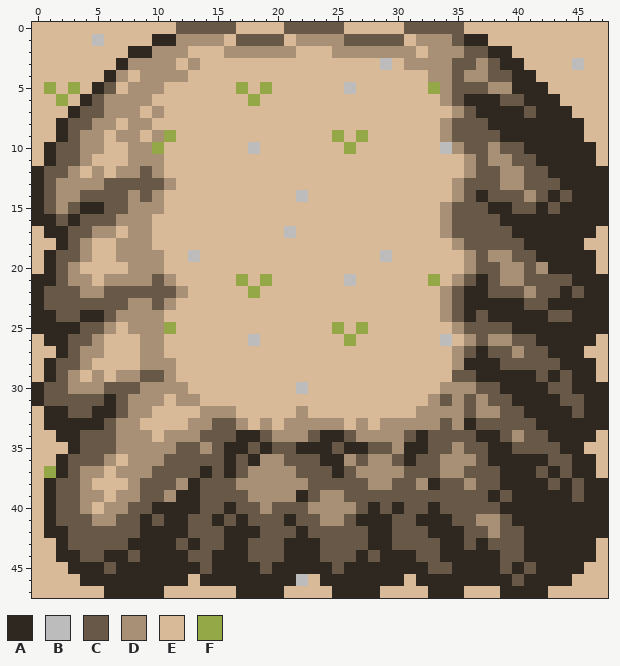
One commit to this pixel-art sprite: images/tiles/new/hill.png. Above: the version before the commit.
The file is 48x48 pixels.
Palette (. is transparent): A #2f2821  B #bcbcbc  C #675848  D #a89076  E #d8b998  F #94a847
Once edited:
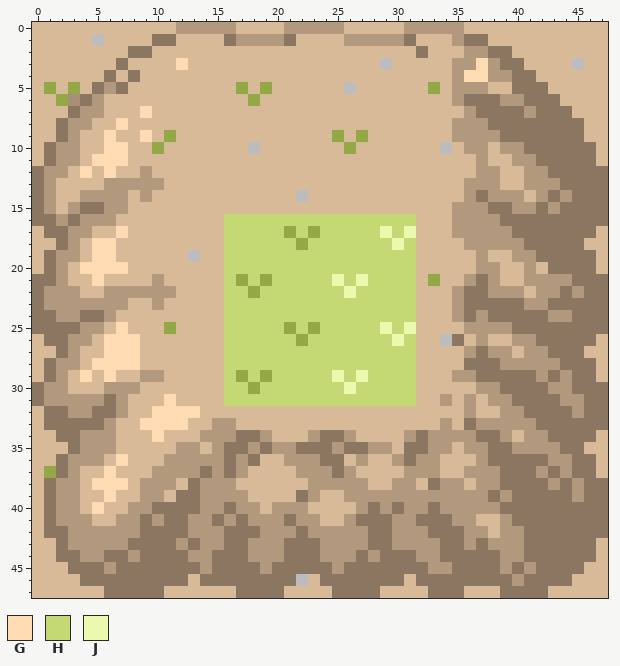
Colours new in this view: G #ffdbb4  H #c4d873  J #eaf9ae
Commit: Slightly less crappy hill tiles
Difference:
colour A: #2f2821 -> #8a7661
colour C: #675848 -> #b2987d
Changed rows in their new state; - is a pixel that keeps its letter.
first column x 2:
 1 ----------EEEEA----AEEEE-----AEEE--------
 2 --------EEE---EEEEEE---EEEEEEEAEEE-------
 3 ------EEEEGE-----------------EEEE--G-----
 4 -----EAEEEE--------------------EE-GG-----
 5 -----AEEE-----------------------E---EE---
 6 -D--EEEE------------------------E--------
 7 ----EEEGE------------------------E-------
 8 ---EEGEE------------------------E--------
 9 --EEGEEGE-----------------------E--------
10 --EEGGEE-------------------------E--E----
11 --EGGGEEE-------------------------E-EE---
12 -EGEGEE-E-------------------------E--EE--
13 EEEE-----E-----------------------E---EE--
14 EE----E-E------------------------E-----E-
15 E-----EEE-----------------------E--------
16 -----EEE------HHHHHHHHHHHHHHHH--E--------
17 ---EEGEE------HHHHHFHFHHHHHJHJ--E--------
18 --EGGEEE------HHHHHHFHHHHHHHJH---E-------
19 --EGGEEEE-----HHHHHHHHHHHHHHHH----E-EE---
20 -EGGGGEEE-----HHHHHHHHHHHHHHHH----E--EE-E
21 -EEGEEEE-E----H-H-HHHHHJHJHHHH---E---EE--
22 --EE------E---HH-HHHHHHHJHHHHH--E------E-
23 ------EE-E----HHHHHHHHHHHHHHHH--E--------
24 -----EEEE-----HHHHHHHHHHHHHHHH--E--------
25 ----EGEEE-----HHHHHFHFHHHHHJHJ---E-------
26 ---EGGGEE-----HHHHHHFHHHHHHHJH---AE-EE---
27 --EEGGGEE-----HHHHHHHHHHHHHHHH---E----E--
28 --EGGGGEEE----HHHHHHHHHHHHHHHH---E-------
29 -EGEGEE--E----HFHFHHHHHJHJHHHH-----------
30 -EEE---EEEE---HHFHHHHHHHJHHHHH--EEE------
31 ------EEEGEE--HHHHHHHHHHHHHHHH-E-E-E-----
32 ------EEGGGGEEE-----E---------EEEE-EE----
33 -----EEGGGGEE--E-E-EEEEE-E-EEEEE-E-------
34 -----EEEGEEE------EEE----EEEE---------E--
35 -----EEEEE--E---------------E----E-------
36 ----EGEEE--------EE-----E-EE----EEE------
37 --EEGEEE--------EEEE-----EEEE---EE-------
38 --EGGGE---E----EEEEEE-----EE--E---E------
39 --EEGEE--E------EEEE--EE-----------------
40 --EGEE-----------E---EEEE----------------
41 ---EE-----------------EE-----------EE----
42 ------------------------------------E----
Where, in picture pixels (left, top, right, bottom), the same in both pictures:
changed: (32, 22, 608, 598)
